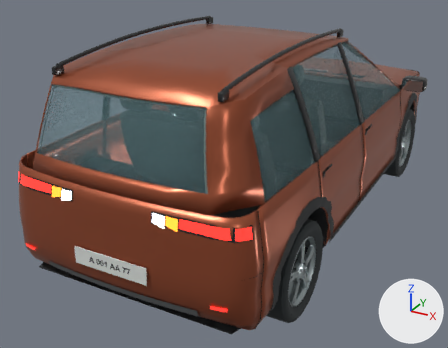
What one commit did to the FBX model Assets/DrivingSchool/Art/Vehicles/DS_Crossover_A_Traffic.fbx.
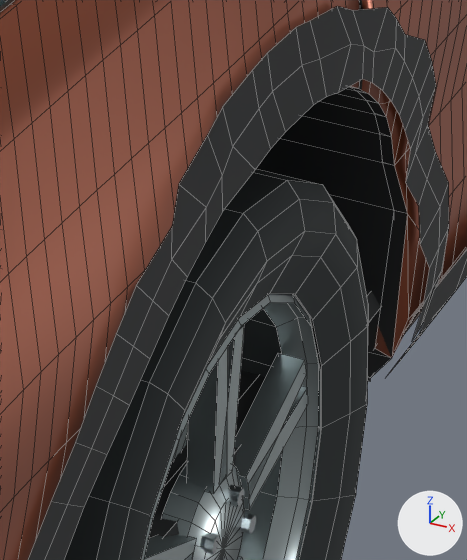
The first picture shows the older version from a 50 mm camera at (2.09, -4.6, 2.55) aimed at (-0.25, -0.35, 0.42). The close-ups show the older and then the newer version on the part from 61% to 75% of the width and 56% to 79% of the height of that picture. Only the edits that show in the close-ups are written down. Every picture has the same lights, and +X, +Y and +Z are marked at lower right. The close-ups show mesh edges as thin lines. Where no turn or scale is listed for an object, it has been applied to the vertices.

The first close-up shows 'ArchCladding_R_R', 'Cabin_Floor', 'Door_Rear_R', 'Fender_Rear_R', 'SillCladding_R', 'Wheel_RR_Hub', 'Wheel_RR_Rim', 'Wheel_RR_Tyre', 'Wheelhouse_Rear_R' and 3 more.
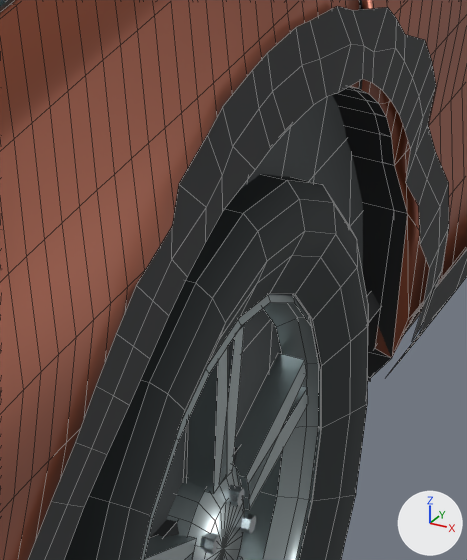
What differs and where, as boxes (x1, y1, x2, y2) in the close-ups (467 x 560 px):
'Cabin_SideLining_R', added
    after: (148, 95, 363, 539)
'Cabin_Floor', unchanged, covered by the edit
    before: (148, 289, 381, 539)
    after: (150, 289, 381, 538)

The edits, one by one:
Mesh me_cabin_sidelining_r_001 is new.
It has 203 vertices, 168 faces and spans x 0.8..0.85, y -1.95..0.8, z 0.39..0.99.
It uses material mat_interior_graphite (dark grey #373e40).
Object 'Cabin_SideLining_R' (ob_cabin_sidelining_r) is new; it shows me_cabin_sidelining_r_001.
Its location is (0.0, 0.0, 0.0).
